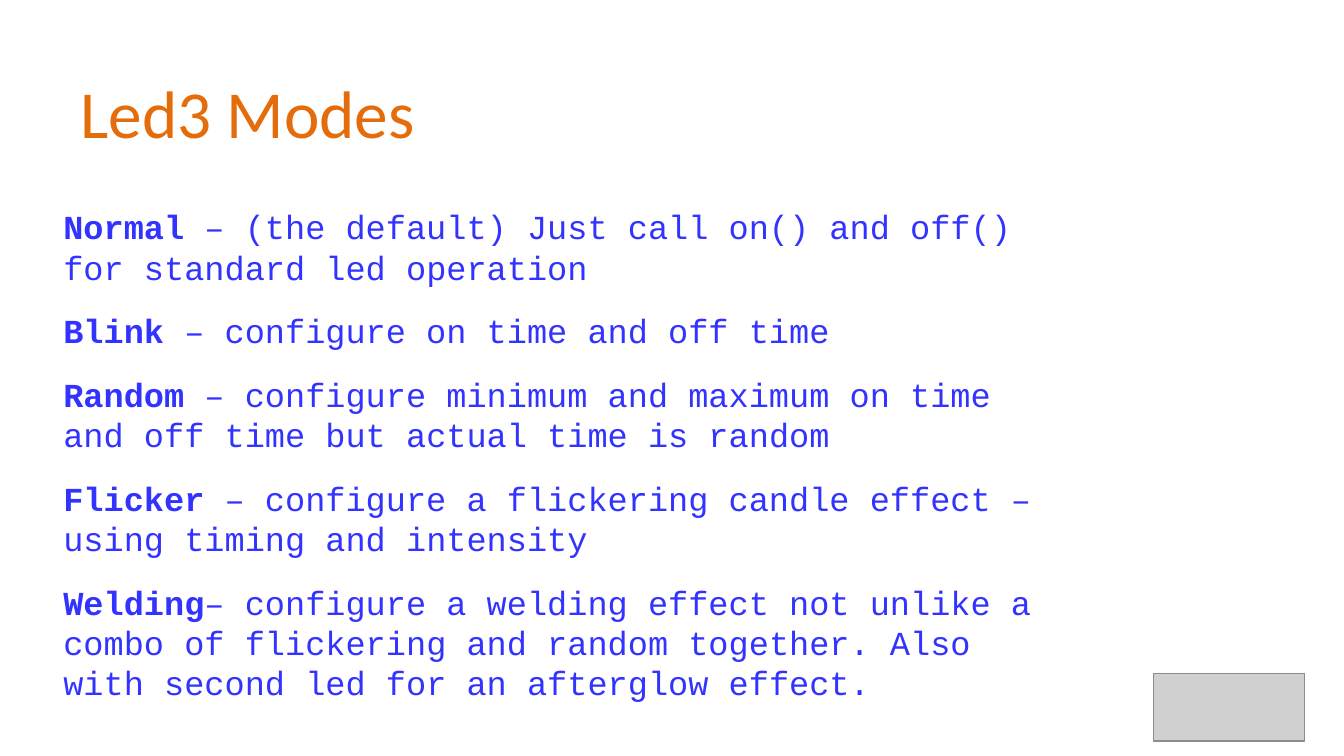
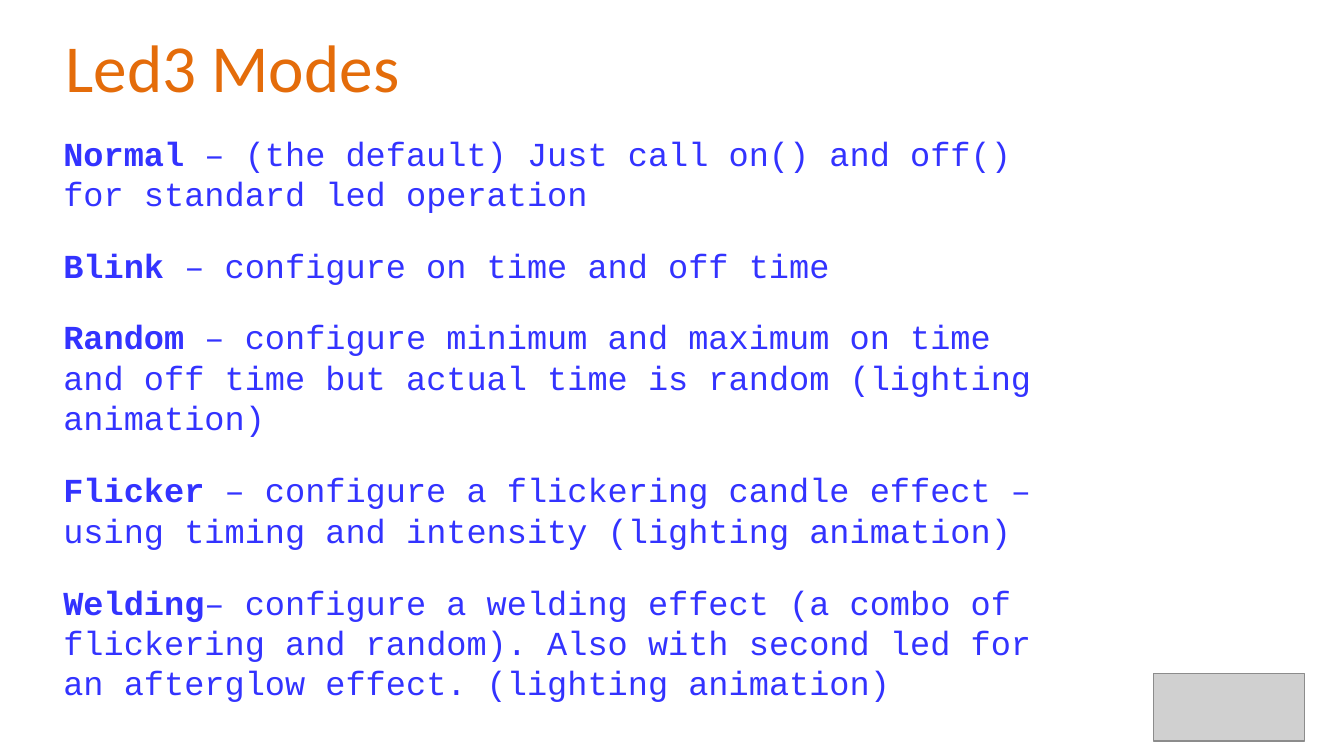
Before and after one commit to Alan-Lomax/MERG-SIG-Presentations, a slide deck: slide 35 of Introduction to Class Programming Part 2.pptx. Drawn at 1344x756 pixels with LibreOffice and Linux fonts; fonts in the diff are those of the drawing; grey boxes stand for pictures; background and template pictures are left out. Boxes give left, top, right and bottom in pixels: in the first picture for what was removed or moved away, otherwise in the second. Text is boxed around its words. In the diff, an @@ line names an element or a change of style, - is before the commit and + after.

```diff
--- a/Introduction to Class Programming Part 2.pptx
+++ b/Introduction to Class Programming Part 2.pptx
@@ title "Led3 Modes": place and size @@
-title "Led3 Modes" at [81,91,415,139]
+title "Led3 Modes" at [66,45,400,93]
@@ text "Normal – (the default) Just ...": place and size @@
-text "Normal – (the default) Just ..." at [63,215,1011,287]
+text "Normal – (the default) Just ..." at [63,141,1011,213]
@@ text "Blink – configure on time ...": place and size @@
-text "Blink – configure on time ..." at [63,319,830,350]
+text "Blink – configure on time ..." at [63,253,830,285]
@@ text at [63,325,1031,437]: text changed @@
-Random – configure minimum and maximum on time and off time but actual time is random
+Random – configure minimum and maximum on time and off time but actual time is random (lighting animation)
@@ text at [63,478,1011,550]: text changed @@
-Flicker – configure a flickering candle effect – using timing and intensity
+Flicker – configure a flickering candle effect – using timing and intensity (lighting animation)
@@ text at [63,590,1031,702]: text changed @@
-Welding– configure a welding effect not unlike a combo of flickering and random together. Also with second led for an afterglow effect.
+Welding– configure a welding effect (a combo of flickering and random). Also with second led for an afterglow effect. (lighting animation)
```
Also in this commit, not shown: 3 other slides changed.
